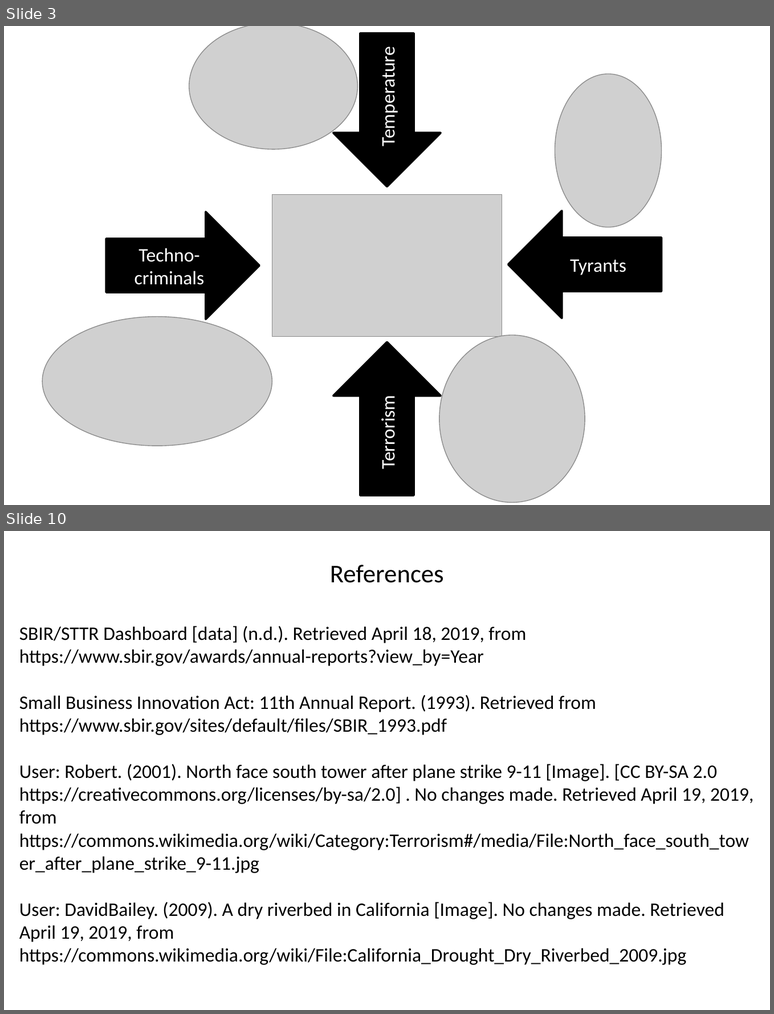
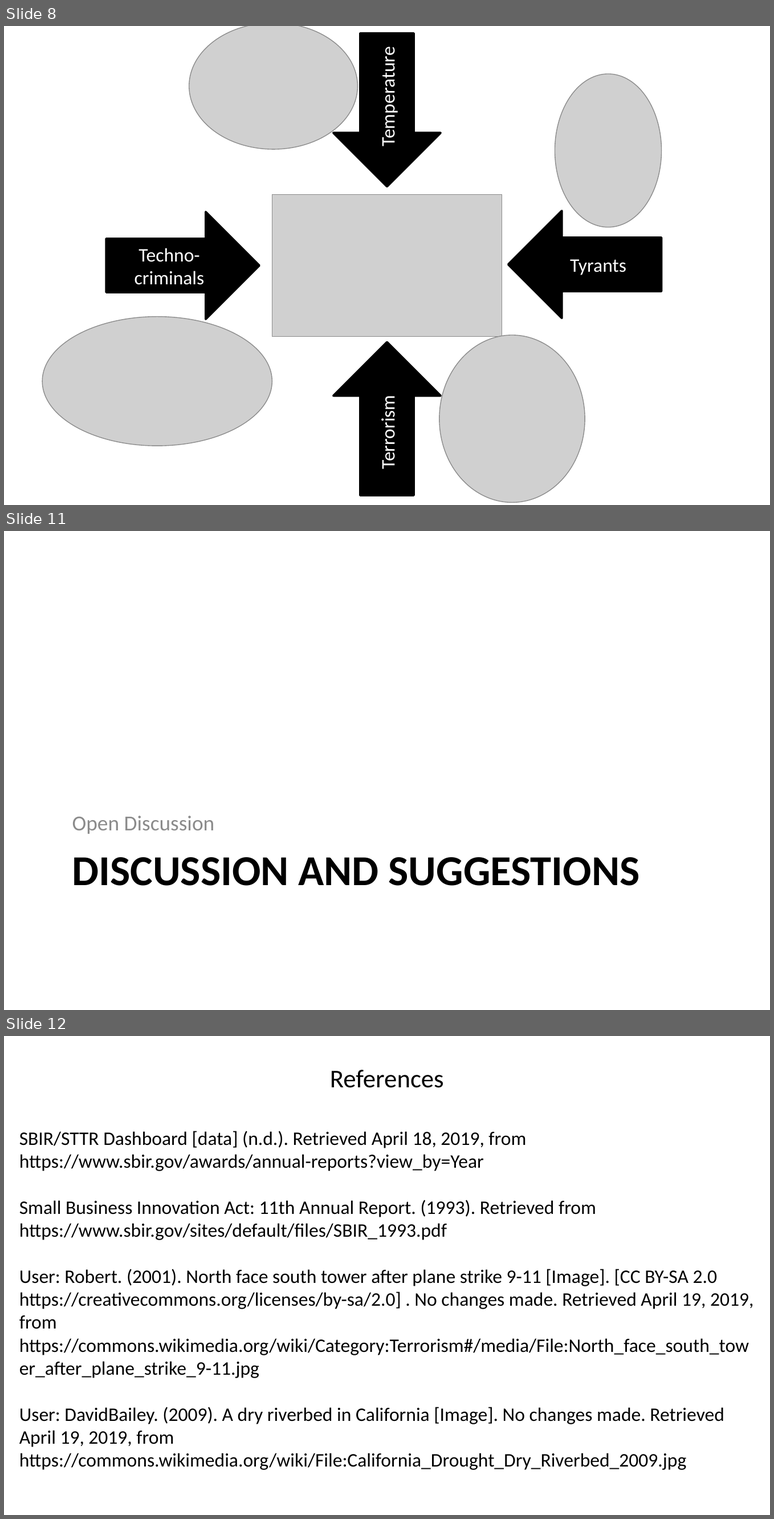
Before and after one commit to SLU-Courses-Townes/POLS6310, a slide deck: FinalProject/Docs/Townes_POLS6310_2019_Spring_FinalProject_Presentation_v00.pptx. Shown one above the other, each under a label of ours: slides 3 and 10 before the commit, slides 8, 11 and 12 after it; the slides between them are not shown. The pictures are 774x1014 and 774x1519 pixels, drawn with LibreOffice and Linux fonts; fonts in the diff are those of the drawing; grey boxes stand for pictures. Boxes give left, top, right and bottom in pixels: in the first picture for what was removed or moved away, otherwise in the second. Text is boxed around its words. In the diff, an @@ line names an element or a change of style, - is before the commit and + after.

```diff
--- a/FinalProject/Docs/Townes_POLS6310_2019_Spring_FinalProject_Presentation_v00.pptx
+++ b/FinalProject/Docs/Townes_POLS6310_2019_Spring_FinalProject_Presentation_v00.pptx
@@ slide 11 added at box(4, 531, 770, 1010), background #FFFFFF @@
@@ text added at box(72, 815, 215, 834), 20 pt, text #8C8C8C @@
+Open Discussion
@@ title added at box(72, 857, 640, 886), 40 pt, text #000000, bold @@
+DISCUSSION AND SUGGESTIONS
@@ what was slide 3 is now slide 8 @@
@@ what was slide 10 is now slide 12 @@
```
Also in this commit, not shown: 4 slides changed, 6 other slides added, 2 slides removed.
